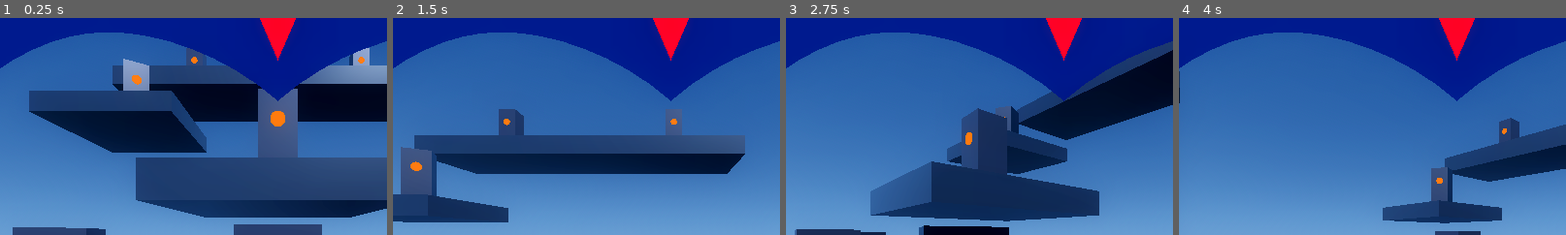
Above: before the commit, frames 1-4 (left to right).
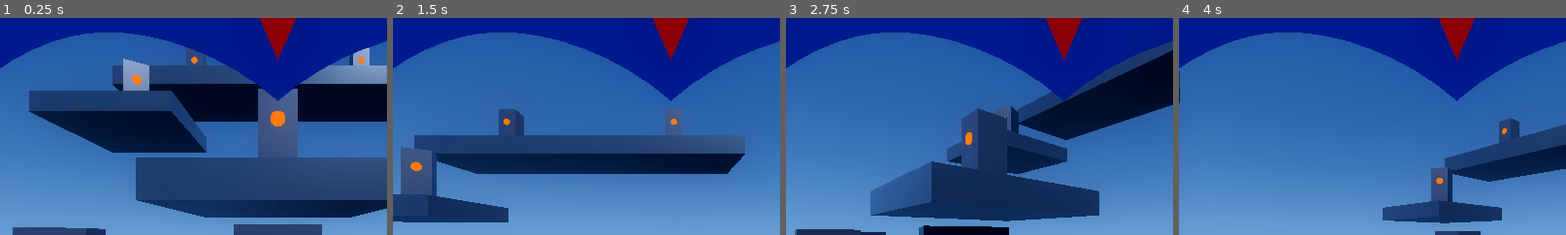
Above: after the commit, the same moments.

Repository: b6-stack/mega-man-x-remade
Game: Godot game, scene res://scenes/test_arena.tscn
The game is run twice, just before and just after one commit, with the same random seed, the same clock (stepped at 60 frames per second) and the same inputs.
Inputs (mouse positions are % of the whole screen's width and height, from its top left):
- Up to frame 1 (0.25 s): no input
- Up to frame 2 (1.5 s): tap Enter (ui_accept) at 0.5, 0.77, 1.07 s; move the mouse to (72, 45) at 0.52 s; hold D 0.53-1.25 s; hold Space 0.53-1.25 s; click (72, 45) at 0.67 s; drag from (30, 55) to (45, 70) at 1.27 s
- Up to frame 3 (2.75 s): move the mouse to (60, 28) at 2.02 s; hold D from 2.03 s (still down); hold Q from 2.03 s (still down)
- Up to frame 4 (4 s): release D at 2.75 s; release Q at 2.75 s; drag from (45, 70) to (20, 35) at 2.77 s; move the mouse to (80, 65) at 3.52 s; hold A from 3.53 s (still down); hold Space from 3.53 s (still down); tap Enter (ui_accept) at 3.77 s
The pictures show only the part of the screen within x 14-64%, y 0-50%; the shares and areas given below are measured in that part.

The runs differ from the first frame. In frame 1, 0.9% of the frame differs, in the area x 67-77%, y 0-20%; in frame 2, 0.9%; in frame 3, 0.9%; in frame 4, 0.9%.

Commit message:
feat(items): style big health pickup with square casing and 90-deg rotated square handle, and dim helmet jewel baseline for high contrast flashing

Diff:
--- a/scenes/items/health_pickup_big.tscn
+++ b/scenes/items/health_pickup_big.tscn
@@ -2,47 +2,43 @@
 
 [ext_resource type="Script" path="res://scripts/items/health_pickup.gd" id="1_pickup"]
 
-[sub_resource type="CylinderShape3D" id="CylinderShape3D_pickup"]
-height = 0.6
-radius = 0.25
+[sub_resource type="BoxShape3D" id="BoxShape3D_pickup"]
+size = Vector3(0.28, 0.45, 0.28)
 
 [sub_resource type="StandardMaterial3D" id="StandardMaterial3D_case_metal"]
 albedo_color = Color(0.18, 0.22, 0.28, 1)
 metallic = 0.85
 roughness = 0.25
 
-[sub_resource type="CylinderMesh" id="CylinderMesh_cap"]
+[sub_resource type="BoxMesh" id="BoxMesh_cap"]
 material = SubResource("StandardMaterial3D_case_metal")
-top_radius = 0.12
-bottom_radius = 0.12
-height = 0.04
+size = Vector3(0.24, 0.04, 0.24)
 
 [sub_resource type="StandardMaterial3D" id="StandardMaterial3D_handle"]
 albedo_color = Color(0.85, 0.7, 0.15, 1)
 metallic = 0.9
 roughness = 0.2
 
-[sub_resource type="TorusMesh" id="TorusMesh_handle"]
+[sub_resource type="BoxMesh" id="BoxMesh_handle_post"]
 material = SubResource("StandardMaterial3D_handle")
-inner_radius = 0.04
-outer_radius = 0.075
+size = Vector3(0.016, 0.06, 0.016)
 
-[sub_resource type="CylinderMesh" id="CylinderMesh_strut"]
+[sub_resource type="BoxMesh" id="BoxMesh_handle_bar"]
+material = SubResource("StandardMaterial3D_handle")
+size = Vector3(0.016, 0.016, 0.136)
+
+[sub_resource type="BoxMesh" id="BoxMesh_corner_strut"]
 material = SubResource("StandardMaterial3D_case_metal")
-top_radius = 0.01
-bottom_radius = 0.01
-height = 0.22
+size = Vector3(0.024, 0.20, 0.024)
 
 [sub_resource type="StandardMaterial3D" id="StandardMaterial3D_glass"]
 transparency = 1
-albedo_color = Color(0.5, 0.85, 1, 0.25)
+albedo_color = Color(0.5, 0.85, 1, 0.22)
 roughness = 0.1
 
-[sub_resource type="CylinderMesh" id="CylinderMesh_glass"]
+[sub_resource type="BoxMesh" id="BoxMesh_glass"]
 material = SubResource("StandardMaterial3D_glass")
-top_radius = 0.105
-bottom_radius = 0.105
-height = 0.22
+size = Vector3(0.20, 0.20, 0.20)
 
 [sub_resource type="StandardMaterial3D" id="StandardMaterial3D_big_core"]
 resource_local_to_scene = true
@@ -85,40 +81,51 @@
 heal_amount = 3
 
 [node name="CollisionShape3D" type="CollisionShape3D" parent="."]
-shape = SubResource("CylinderShape3D_pickup")
+shape = SubResource("BoxShape3D_pickup")
 
 [node name="Visuals" type="Node3D" parent="."]
 
 [node name="BaseCap" type="MeshInstance3D" parent="Visuals"]
 transform = Transform3D(1, 0, 0, 0, 1, 0, 0, 0, 1, 0, -0.12, 0)
-mesh = SubResource("CylinderMesh_cap")
+mesh = SubResource("BoxMesh_cap")
 
 [node name="TopCap" type="MeshInstance3D" parent="Visuals"]
 transform = Transform3D(1, 0, 0, 0, 1, 0, 0, 0, 1, 0, 0.12, 0)
-mesh = SubResource("CylinderMesh_cap")
+mesh = SubResource("BoxMesh_cap")
 
-[node name="Handle" type="MeshInstance3D" parent="Visuals"]
-transform = Transform3D(1, 0, 0, 0, -4.37114e-08, -1, 0, 1, -4.37114e-08, 0, 0.18, 0)
-mesh = SubResource("TorusMesh_handle")
+[node name="SquareHandle" type="Node3D" parent="Visuals"]
+transform = Transform3D(1, 0, 0, 0, 1, 0, 0, 0, 1, 0, 0, 0)
+
+[node name="Post1" type="MeshInstance3D" parent="Visuals/SquareHandle"]
+transform = Transform3D(1, 0, 0, 0, 1, 0, 0, 0, 1, 0, 0.17, -0.06)
+mesh = SubResource("BoxMesh_handle_post")
+
+[node name="Post2" type="MeshInstance3D" parent="Visuals/SquareHandle"]
+transform = Transform3D(1, 0, 0, 0, 1, 0, 0, 0, 1, 0, 0.17, 0.06)
+mesh = SubResource("BoxMesh_handle_post")
+
+[node name="Crossbar" type="MeshInstance3D" parent="Visuals/SquareHandle"]
+transform = Transform3D(1, 0, 0, 0, 1, 0, 0, 0, 1, 0, 0.20, 0)
+mesh = SubResource("BoxMesh_handle_bar")
 
 [node name="GlassChamber" type="MeshInstance3D" parent="Visuals"]
-mesh = SubResource("CylinderMesh_glass")
+mesh = SubResource("BoxMesh_glass")
 
 [node name="Strut1" type="MeshInstance3D" parent="Visuals"]
-transform = Transform3D(1, 0, 0, 0, 1, 0, 0, 0, 1, 0.105, 0, 0)
-mesh = SubResource("CylinderMesh_strut")
+transform = Transform3D(1, 0, 0, 0, 1, 0, 0, 0, 1, 0.098, 0, 0.098)
+mesh = SubResource("BoxMesh_corner_strut")
 
 [node name="Strut2" type="MeshInstance3D" parent="Visuals"]
-transform = Transform3D(1, 0, 0, 0, 1, 0, 0, 0, 1, -0.105, 0, 0)
-mesh = SubResource("CylinderMesh_strut")
+transform = Transform3D(1, 0, 0, 0, 1, 0, 0, 0, 1, -0.098, 0, 0.098)
+mesh = SubResource("BoxMesh_corner_strut")
 
 [node name="Strut3" type="MeshInstance3D" parent="Visuals"]
-transform = Transform3D(1, 0, 0, 0, 1, 0, 0, 0, 1, 0, 0, 0.105)
-mesh = SubResource("CylinderMesh_strut")
+transform = Transform3D(1, 0, 0, 0, 1, 0, 0, 0, 1, 0.098, 0, -0.098)
+mesh = SubResource("BoxMesh_corner_strut")
 
 [node name="Strut4" type="MeshInstance3D" parent="Visuals"]
-transform = Transform3D(1, 0, 0, 0, 1, 0, 0, 0, 1, 0, 0, -0.105)
-mesh = SubResource("CylinderMesh_strut")
+transform = Transform3D(1, 0, 0, 0, 1, 0, 0, 0, 1, -0.098, 0, -0.098)
+mesh = SubResource("BoxMesh_corner_strut")
 
 [node name="CoreOrb" type="MeshInstance3D" parent="Visuals"]
 mesh = SubResource("SphereMesh_big_core")
--- a/scenes/player.tscn
+++ b/scenes/player.tscn
@@ -25,10 +25,10 @@
 [sub_resource type="StandardMaterial3D" id="StandardMaterial3D_jewel"]
 shading_mode = 0
 disable_receive_shadows = true
-albedo_color = Color(1, 0.05, 0.12, 1)
+albedo_color = Color(0.40, 0.03, 0.05, 1)
 emission_enabled = true
-emission = Color(1, 0.05, 0.1, 1)
-emission_energy_multiplier = 6.0
+emission = Color(0.30, 0.02, 0.03, 1)
+emission_energy_multiplier = 0.2
 
 [sub_resource type="PrismMesh" id="PrismMesh_jewel"]
 material = SubResource("StandardMaterial3D_jewel")
--- a/scripts/player.gd
+++ b/scripts/player.gd
@@ -275,13 +275,14 @@
 		return
 
 	if current_health <= 2 and current_health > 0 and not is_dead:
-		# Rapid pulsing emergency red flashes
+		# Rapid pulsing emergency red flashes against dull baseline
 		var pulse: float = sin(Time.get_ticks_msec() * 0.02) * 0.5 + 0.5
-		mat.emission_energy_multiplier = lerpf(1.5, 12.0, pulse)
-		mat.albedo_color = Color(1.0, 0.02 + 0.1 * (1.0 - pulse), 0.05 + 0.1 * (1.0 - pulse), 1.0)
+		mat.emission_energy_multiplier = lerpf(0.2, 14.0, pulse)
+		mat.albedo_color = Color(lerpf(0.40, 1.0, pulse), lerpf(0.03, 0.05, pulse), lerpf(0.05, 0.1, pulse), 1.0)
 	else:
-		mat.emission_energy_multiplier = 6.0
-		mat.albedo_color = Color(1.0, 0.05, 0.12, 1.0)
+		# Really dull and dim red baseline
+		mat.emission_energy_multiplier = 0.2
+		mat.albedo_color = Color(0.40, 0.03, 0.05, 1.0)
 
 func _try_jump() -> bool:
 	if is_dead:
